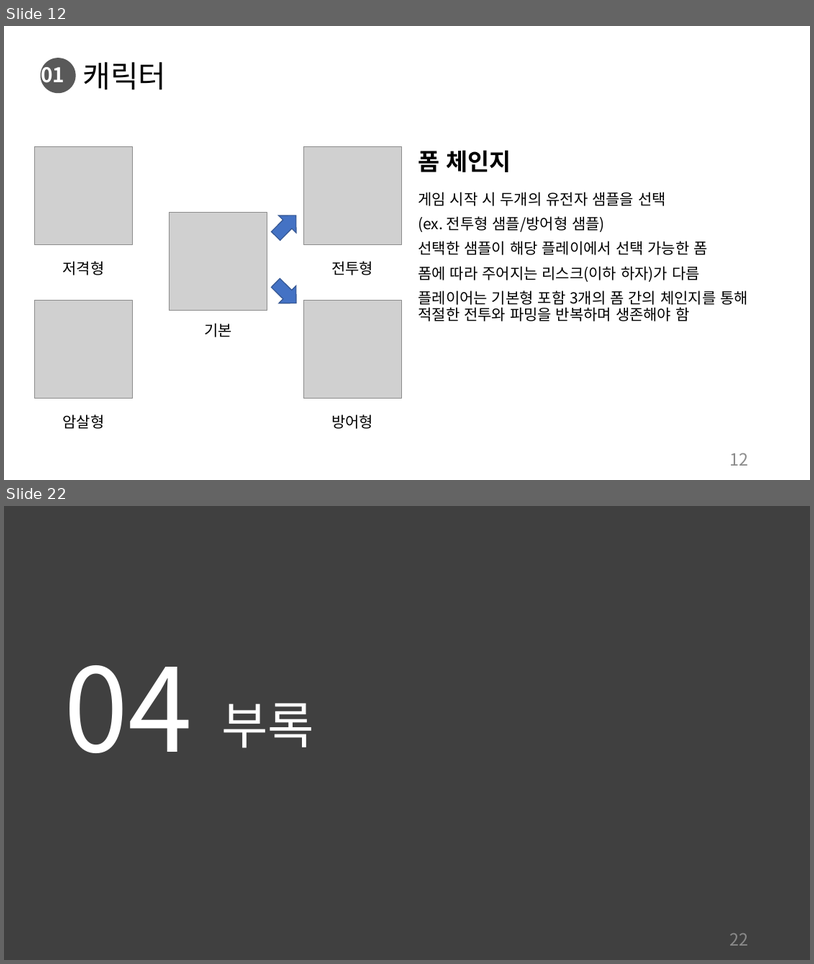
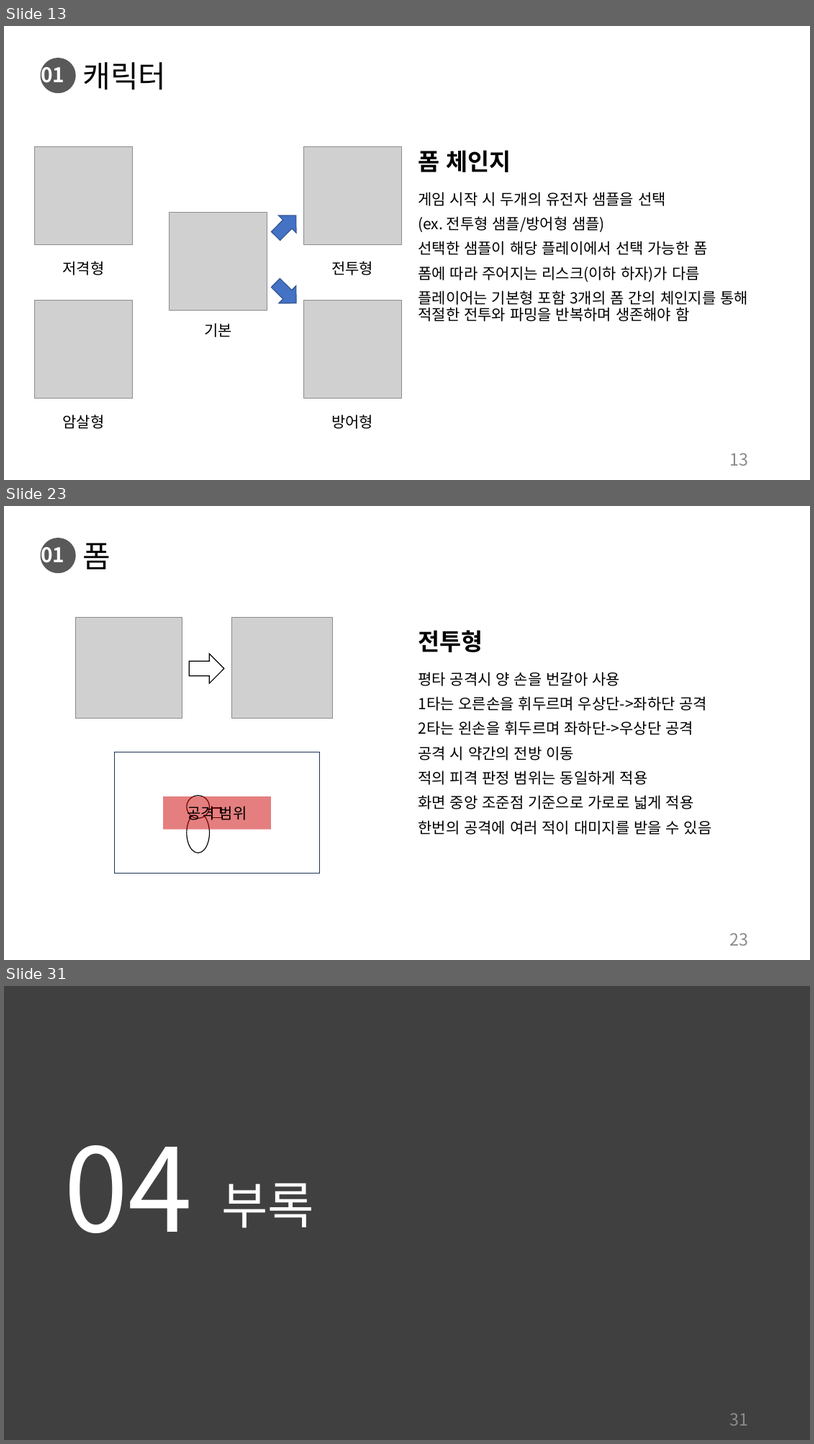
Before and after one commit to charobe/HDB, a slide deck: 조영욱/하자 드 바이오.pptx. Shown one above the other, each under a label of ours: slides 12 and 22 before the commit, slides 13, 23 and 31 after it; the slides between them are not shown. The pictures are 814x964 and 814x1444 pixels, drawn with LibreOffice and Linux fonts; fonts in the diff are those of the drawing; grey boxes stand for pictures. Boxes give left, top, right and bottom in pixels: in the first picture for what was removed or moved away, otherwise in the second. Text is boxed around its words. In the diff, an @@ line names an element or a change of style, - is before the commit and + after.

```diff
--- a/조영욱/하자 드 바이오.pptx
+++ b/조영욱/하자 드 바이오.pptx
@@ slide 23 added at [4, 506, 810, 960], background #FFFFFF; not listed: 1 template element that a slide beside it also shows @@
@@ text added at [41, 542, 64, 568], 24 pt, text #FFFFFF, bold @@
+01
@@ title added at [83, 543, 111, 569], 36 pt, text #000000 @@
+폼
@@ picture added at [75, 618, 182, 718] @@
@@ picture added at [232, 618, 332, 718] @@
@@ text added at [418, 630, 483, 652], 28 pt, text #000000, bold @@
+전투형
@@ left arrow added at [189, 654, 224, 683], fill #FFFFFF, outline #000000 1 pt @@
@@ text added at [418, 672, 712, 834], 18 pt, text #000000 @@
+평타 공격시 양 손을 번갈아 사용
+1타는 오른손을 휘두르며 우상단->좌하단 공격
+2타는 왼손을 휘두르며 좌하단->우상단 공격
+공격 시 약간의 전방 이동
+적의 피격 판정 범위는 동일하게 적용
+화면 중앙 조준점 기준으로 가로로 넓게 적용
+한번의 공격에 여러 적이 대미지를 받을 수 있음
@@ rectangle added at [163, 796, 271, 829], fill #CC0000 at 50% opacity, 18 pt, text #000000 @@
+공격 범위
@@ group added at [114, 752, 320, 872]: 2 rectangles, 2 ellipses @@
@@ page number added at [730, 932, 749, 945], 20 pt, text #8C8C8C @@
+23
@@ what was slide 12 is now slide 13 @@
@@ page number at [730, 452, 749, 465]: text changed @@
-12
+13
@@ what was slide 22 is now slide 31 @@
@@ page number at [730, 1413, 749, 1425]: text changed @@
-22
+31
```
Also in this commit, not shown: 14 slides changed, 9 other slides added, 1 slide removed, 1 other file.
